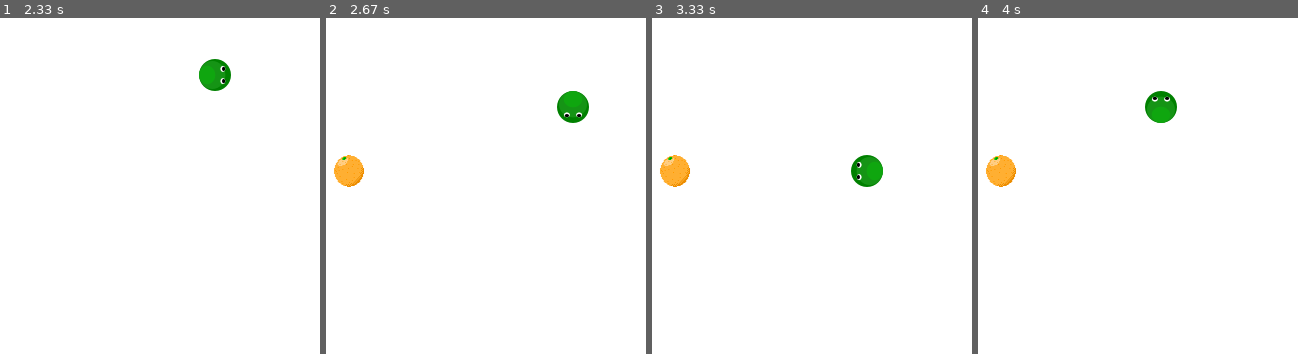
Above: before the commit, frames 1-4 (left to right).
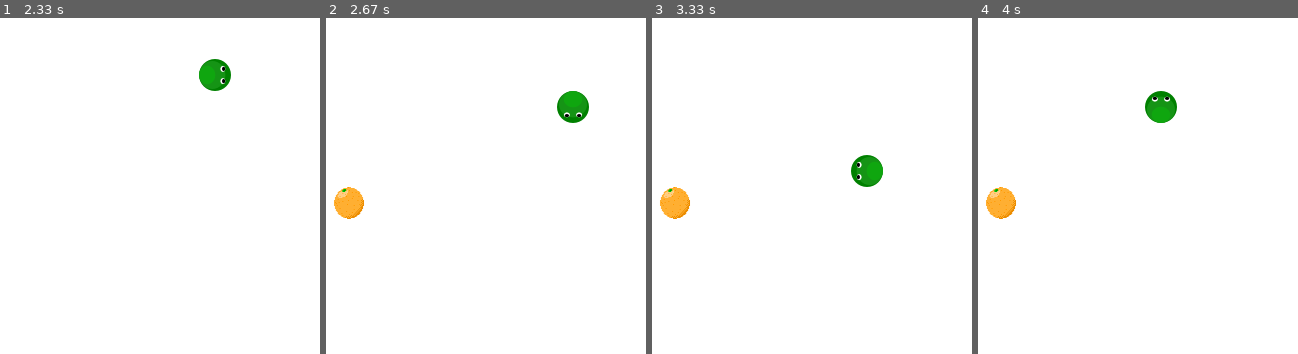
Above: after the commit, the same moments.

Repository: mattvenn/python-workshop
Game: pygame game, started from demos/pygame/snake/snake.py
The game is run twice, just before and just after one commit, with the same random seed, the same clock (stepped at 60 frames per second) and the same inputs. The source is Python 2; it was converted automatically to run under Python 3.
Inputs:
- Up to frame 1 (2.33 s): hold Right 0.33-0.8 s; hold Up 0.83-1.3 s; hold Right 1.33-1.83 s
- Up to frame 2 (2.67 s): hold Down from 2.43 s (still down)
- Up to frame 3 (3.33 s): release Down at 2.98 s; hold Left from 3.02 s (still down)
- Up to frame 4 (4 s): release Left at 3.57 s; hold Up from 3.6 s (still down)
The pictures show only the part of the screen within x 19-69%, y 32-82%; the shares and areas given below are measured in that part.

Frame 1 is identical in both runs. In frame 2, 1.4% of the frame differs, in the area x 2-12%, y 40-60%; in frame 3, 1.4%; in frame 4, 1.4%.

Commit message:
fixed food bug where it would appear off screen

Diff:
--- a/demos/pygame/snake/snake.py
+++ b/demos/pygame/snake/snake.py
@@ -146,10 +146,11 @@
         #load sprite
         self.image = pygame.image.load("fruit.png").convert_alpha()
 
-        # Make our bottom-left corner the passed-in location.
+        # put it somewhere random
         self.rect = self.image.get_rect()
-        self.rect.y = random.randint(0,tiles) * tile_size
-        self.rect.x = random.randint(0,tiles) * tile_size
+        #but avoid the top score header
+        self.rect.y = random.randint(0,tiles-1) * tile_size + score_height
+        self.rect.x = random.randint(0,tiles-1) * tile_size
 
         self.time = time.time()
 
